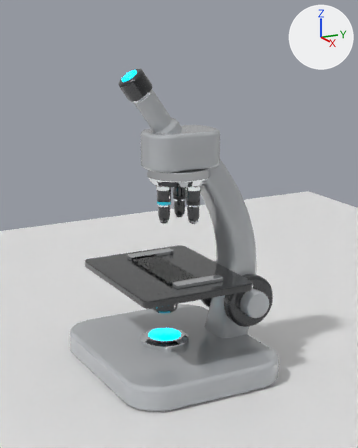
The Blender file src/cases/lab4u/3d/microscope.blend as it was, and as the next commit left it.
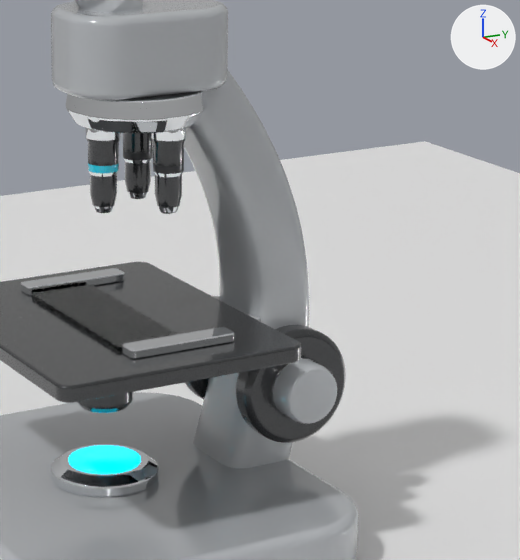
Each version is shown from the file's camera 'Cam', then close up on the part from 33% to 98% of the width and 28% to 85% of the height. The axes (+X, +Y, +Z) are drawn at upper right. The lights are the same throughout. The older version's two pictures come first.

The older version as bpy lines, for what is in view:
```python
ob_lamp = bpy.data.objects.new('Lamp', me_lamp)
ob_lamp.parent = ob_microscope
ob_lamp.location = (0.0, 0.0, 0.0)
ob_nosepiece = bpy.data.objects.new('Nosepiece', None)
ob_nosepiece.parent = ob_microscope
ob_nosepiece.location = (0.0, 0.0, 0.0)
ob_objective1 = bpy.data.objects.new('Objective1', me_objective1)
ob_objective1.parent = ob_nosepiece
ob_objective1.location = (0.0, 0.0, 0.0)
ob_objective2 = bpy.data.objects.new('Objective2', me_objective2)
ob_objective2.parent = ob_nosepiece
ob_objective2.location = (0.0, 0.0, 0.0)
ob_objective3 = bpy.data.objects.new('Objective3', me_objective3)
ob_objective3.parent = ob_nosepiece
ob_objective3.location = (0.0, 0.0, 0.0)
ob_turret = bpy.data.objects.new('Turret', me_turret)
ob_turret.parent = ob_nosepiece
ob_turret.location = (0.0, 0.0, 0.0)
# also in view: 'Slide' at (0.0, -0.2, 1.23); 'KnobR' at (0.41, 0.8, 0.78); 'Eyepiece' at (0.0, -0.37, 3.21); 'Condenser' at (0.0, -0.2, 0.93); 'ClipL' at (-0.62, -0.08, 1.25)
```
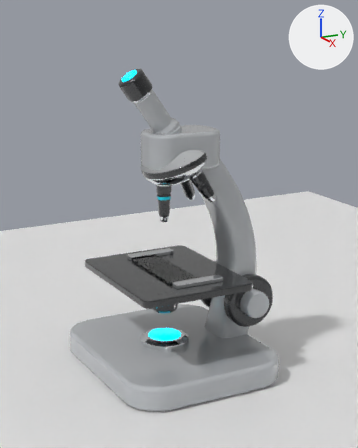
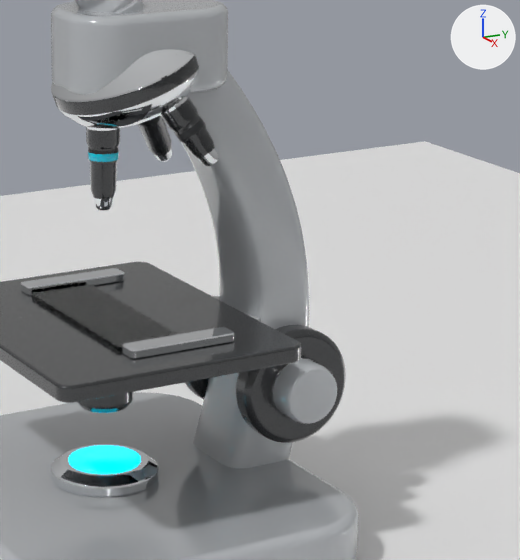
ob_nosepiece is not drawn itself; it is the parent of ob_turret, ob_objective1, ob_objective2, ob_objective3.

Boxes (x1, y1, x2, y2) around the edits, measured in the close-ups (520 x 560 px):
'Turret', reshaped, moved, turned
    before: (66, 91, 207, 133)
    after: (51, 0, 199, 129)
'Objective2', reshaped, moved, turned
    before: (151, 128, 186, 214)
    after: (160, 95, 219, 166)
'Objective3', reshaped, moved, turned
    before: (123, 133, 153, 199)
    after: (138, 116, 172, 162)
'Objective1', reshaped, moved, turned
    before: (86, 128, 121, 213)
    after: (86, 126, 120, 210)
part 1 of me_turret, added
    after: (51, 0, 199, 129)
part 2 of me_turret, deleted
    before: (66, 91, 207, 133)
part 3 of me_objective1, added
    after: (86, 126, 120, 210)
part 4 of me_objective1, deleted
    before: (86, 128, 121, 213)
part 5 of me_objective2, added
    after: (160, 95, 219, 166)
part 6 of me_objective2, deleted
    before: (151, 128, 186, 214)
part 7 of me_objective3, added
    after: (138, 116, 172, 162)
part 8 of me_objective3, deleted
    before: (123, 133, 153, 199)

Diff of the bpy script that builds the scene:
```diff
--- a/src/cases/lab4u/3d/microscope.blend.py
+++ b/src/cases/lab4u/3d/microscope.blend.py
@@ me_turret @@
 # used by ob_turret; parent = ob_nosepiece; location = (0.0, 0.0, 0.0)
-me_turret.from_pydata(...)  # 216 vertices, 146 faces; spans x -0.38..0.38, y -0.38..0.38, z 2.3..2.48
+me_turret.from_pydata(...)  # 720 vertices, 650 faces; spans x -0.41..0.41, y -0.41..0.41, z -0.03..0.56
+# me_turret part 1: 720 vertices added at x -0.41..0.41, y -0.41..0.41, z -0.03..0.56
+# me_turret part 2: 216 vertices removed from x -0.38..0.38, y -0.38..0.38, z 2.3..2.48
 me_turret.materials.append(mat_chrome)
+me_turret.materials.append(mat_enamel)  # grey #b1b5b8
+me_turret.materials.append(mat_anodized)  # dark grey #353638
@@ me_objective1 @@
 # used by ob_objective1; parent = ob_nosepiece; location = (0.0, 0.0, 0.0)
-me_objective1.from_pydata(...)  # 432 vertices, 386 faces; spans x -0.094..0.094, y -0.294..-0.106, z 1.82..2.3
+me_objective1.from_pydata(...)  # 576 vertices, 530 faces; spans x -0.096..0.096, y -0.419..-0.121, z -0.482..0.033
+# me_objective1 part 3: 576 vertices added at x -0.096..0.096, y -0.419..-0.121, z -0.482..0.033
+# me_objective1 part 4: 432 vertices removed from x -0.094..0.094, y -0.294..-0.106, z 1.82..2.3
 me_objective1.materials.append(mat_bandactive)
@@ me_objective2 @@
 # used by ob_objective2; parent = ob_nosepiece; location = (0.0, 0.0, 0.0)
-me_objective2.from_pydata(...)  # 432 vertices, 386 faces; spans x 0.079..0.267, y 0.006..0.194, z 1.82..2.3
+me_objective2.from_pydata(...)  # 576 vertices, 530 faces; spans x 0.091..0.346, y 0.011..0.226, z -0.407..0.033
+# me_objective2 part 5: 576 vertices added at x 0.091..0.346, y 0.011..0.226, z -0.407..0.033
+# me_objective2 part 6: 432 vertices removed from x 0.079..0.267, y 0.006..0.194, z 1.82..2.3
 me_objective2.materials.append(mat_band)
@@ me_objective3 @@
 # used by ob_objective3; parent = ob_nosepiece; location = (0.0, 0.0, 0.0)
-me_objective3.from_pydata(...)  # 432 vertices, 386 faces; spans x -0.267..-0.079, y 0.006..0.194, z 1.82..2.3
+me_objective3.from_pydata(...)  # 576 vertices, 530 faces; spans x -0.387..-0.091, y 0.011..0.249, z -0.538..0.033
+# me_objective3 part 7: 576 vertices added at x -0.387..-0.091, y 0.011..0.249, z -0.538..0.033
+# me_objective3 part 8: 432 vertices removed from x -0.267..-0.079, y 0.006..0.194, z 1.82..2.3
 me_objective3.materials.append(mat_band)
@@ ob_nosepiece @@
 ob_nosepiece.parent = ob_microscope
-ob_nosepiece.location = (0.0, 0.0, 0.0)
+ob_nosepiece.location = (0.0, -0.00163, 2.405)
+ob_nosepiece.rotation_euler = (0.349, 0.0, 0.0)  # degrees (20, 0, 0)
```
